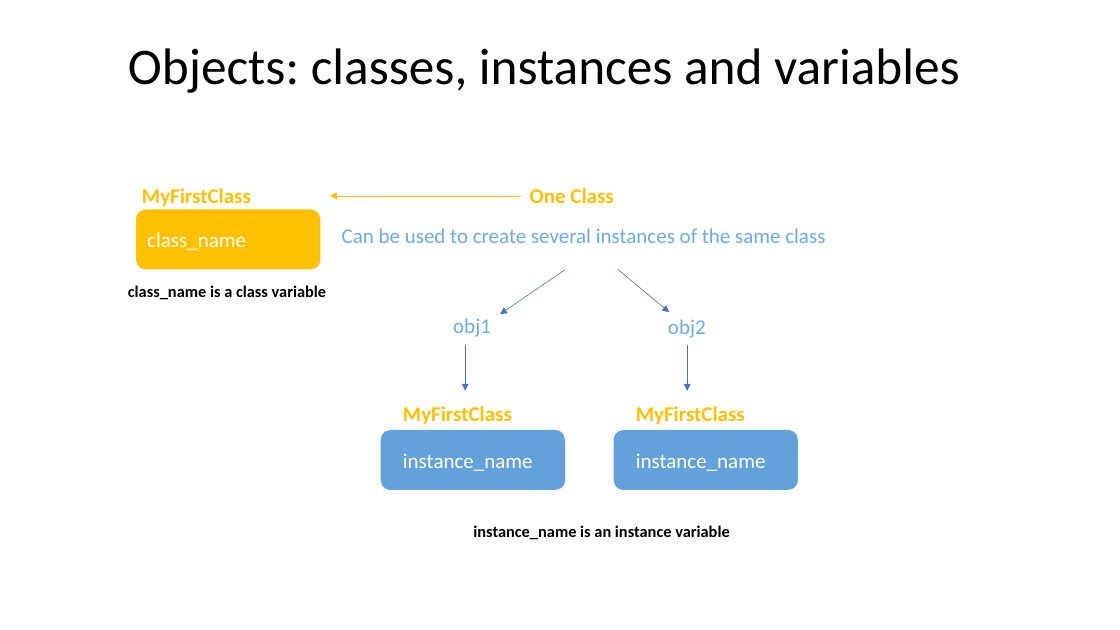
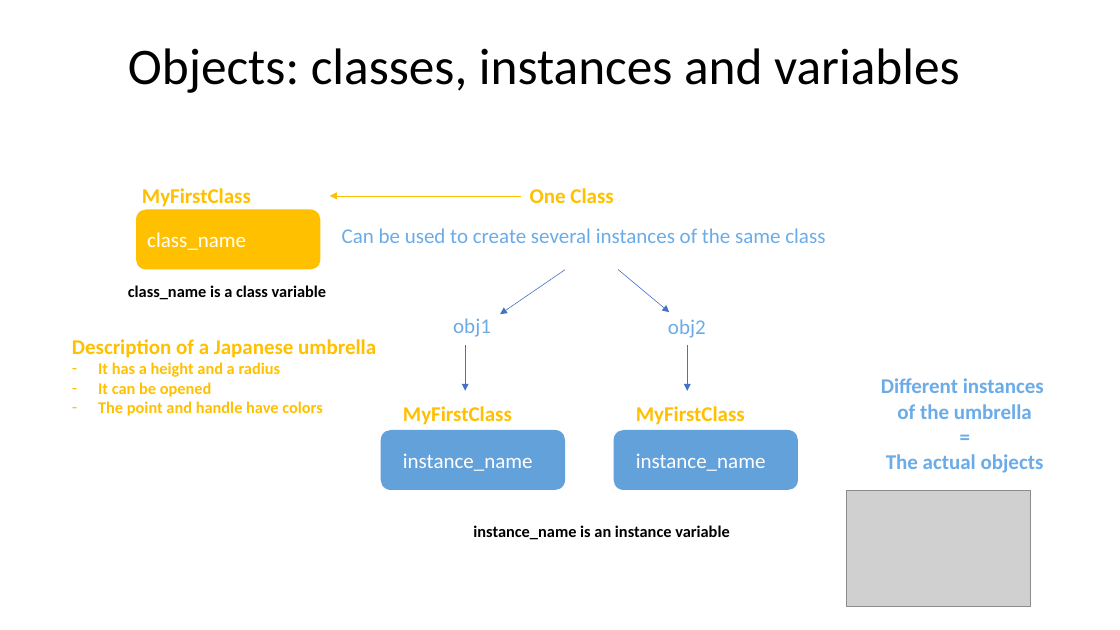
Before and after one commit to PierFF/OOP-INSA-Toulouse, a slide deck: slide 9 of OOP-Programming.pptx. Drawn at 1120x630 pixels with LibreOffice and Linux fonts; fonts in the diff are those of the drawing; grey boxes stand for pictures. Boxes give left, top, right and bottom in pixels: in the first picture for what was removed or moved away, otherwise in the second. Text is boxed around its words. In the diff, an @@ line names an element or a change of style, - is before the commit and + after.

```diff
--- a/OOP-Programming.pptx
+++ b/OOP-Programming.pptx
@@ text added at <box>72,339,376,416</box>, 14 pt, text #FFC000, bold @@
+Description of a Japanese umbrella
+– It has a height and a radius
+– It can be opened
+– The point and handle have colors
@@ text added at <box>881,378,1044,473</box>, 18 pt, text #6BACE8, bold @@
+Different instances
+of the umbrella
+=
+The actual objects
@@ picture added at <box>847,490,1031,607</box> @@
```
Also in this commit, not shown: 1 other slide changed, 3 slides added, 1 other file.
